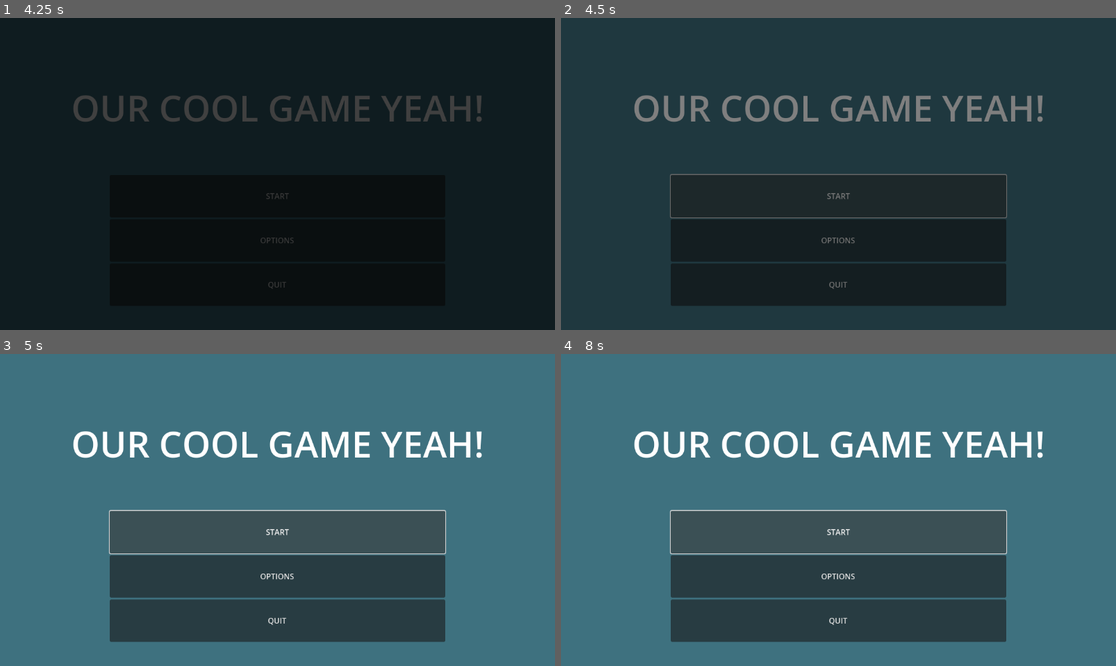
Above: before the commit, frames 1-4 (two rows, left to right).
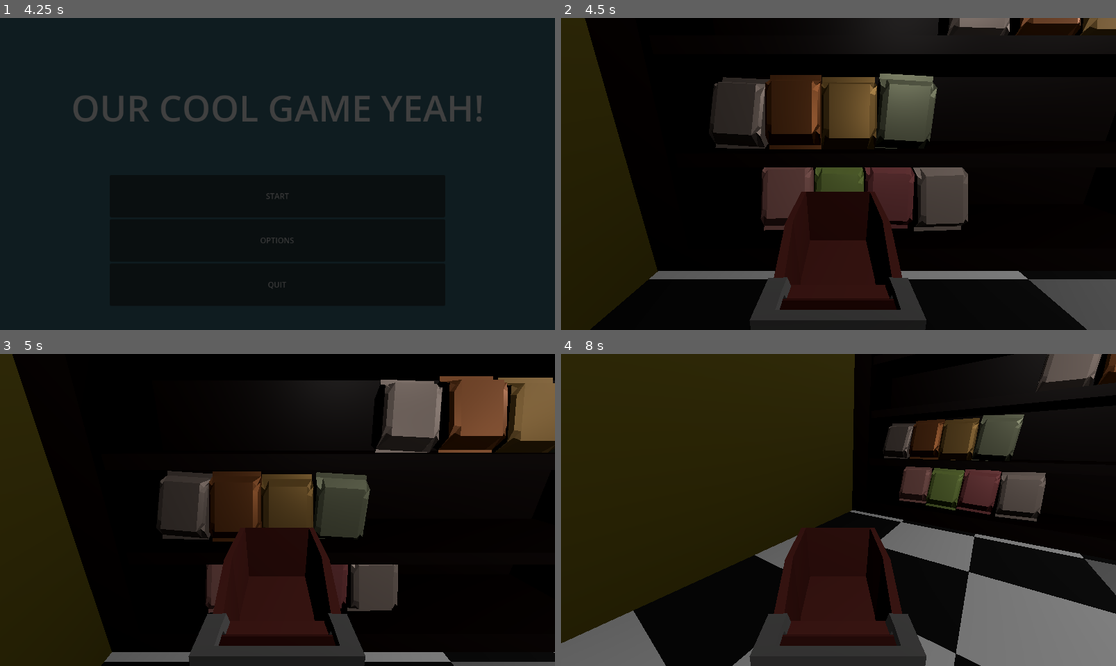
Above: after the commit, the same moments.

Repository: purpletissuebox/gwj80
Game: Godot game, scene res://drivers/root/root.tscn
The game is run twice, just before and just after one commit, with the same random seed, the same clock (stepped at 60 frames per second) and the same inputs.
Inputs (mouse positions are in pixels of both pictures, inside the frame that each line leads up to):
- Up to frame 1 (4.25 s): tap Enter at 0.5 s; hold D (turn_right, bound only after the commit) 0.53-1.28 s; tap W (gas_pedal, bound only after the commit) every 0.75 s from 0.6 to 3.6 s; hold S (brake, bound only after the commit) 1.28-2.03 s; hold D (turn_right, bound only after the commit) 2.03-3.53 s; tap Space at 2.75 s; hold A (turn_left, bound only after the commit) from 3.53 s (still down)
- Up to frame 2 (4.5 s): release A (turn_left, bound only after the commit) at 4.25 s; click "START" at 4.25 s
- Up to frame 3 (5 s): no input
- Up to frame 4 (8 s): click (838, 531) at 5 s, where only the run before the commit has a clickable "START"; hold A (turn_left, bound only after the commit) 5.78-6.53 s; tap W (gas_pedal, bound only after the commit) at 5.85, 6.6, 7.35 s; hold S (brake, bound only after the commit) 6.53-7.28 s; hold D (turn_right, bound only after the commit) from 7.28 s (still down)

Frame 1 is identical in both runs. In frame 2, 98% of the frame differs, in the area x 0-100%, y 0-100%; in frame 3, 99%; in frame 4, 99%.
Error after the commit: Compile Error: Failed to compile depended scripts. (res://actors/player/player.gd:0)

Commit message:
feat: added hitboxes to the shelves

Diff:
--- a/levels/Store/LongShelf.tscn
+++ b/levels/Store/LongShelf.tscn
@@ -1,11 +1,56 @@
-[gd_scene load_steps=2 format=3 uid="uid://b5xwqbtwkdnyi"]
+[gd_scene load_steps=4 format=3 uid="uid://b5xwqbtwkdnyi"]
 
 [ext_resource type="PackedScene" uid="uid://d2d7kcx7u08vp" path="res://models/theGreatWallOfBEAN.glb" id="1_bbmgu"]
+
+[sub_resource type="BoxShape3D" id="BoxShape3D_bbmgu"]
+size = Vector3(1, 20.5647, 1.5069)
+
+[sub_resource type="CapsuleShape3D" id="CapsuleShape3D_bbmgu"]
 
 [node name="LongShelf" type="Node3D"]
 
 [node name="theGreatWallOfBEAN" parent="." instance=ExtResource("1_bbmgu")]
 transform = Transform3D(1, 0, 0, 0, 1, 0, 0, 0, 1, 3, 0, 0)
 
+[node name="StaticBody3D" type="StaticBody3D" parent="theGreatWallOfBEAN"]
+transform = Transform3D(1, 0, 0, 0, 1, 0, 0, 0, 1, -3, 0, 0)
+
+[node name="CollisionShape3D" type="CollisionShape3D" parent="theGreatWallOfBEAN/StaticBody3D"]
+transform = Transform3D(1, 0, 0, 0, 1, 0, 0, 0, 18, 3, 6.9153, 14.2995)
+shape = SubResource("BoxShape3D_bbmgu")
+
+[node name="StaticBody3D2" type="StaticBody3D" parent="theGreatWallOfBEAN"]
+transform = Transform3D(1, 0, 0, 0, 1, 0, 0, 0, 1, -3, 0, 0)
+
+[node name="CollisionShape3D" type="CollisionShape3D" parent="theGreatWallOfBEAN/StaticBody3D2"]
+transform = Transform3D(1, 0, 0, 0, 1, 0, 0, 0, 18, -3.43774, 6.9153, 14.2995)
+shape = SubResource("BoxShape3D_bbmgu")
+
 [node name="theGreatWallOfBEAN2" parent="." instance=ExtResource("1_bbmgu")]
 transform = Transform3D(-1, 0, -8.74228e-08, 0, 1, 0, 8.74228e-08, 0, -1, -3, 0, -0.69)
+
+[node name="StaticBody3D" type="StaticBody3D" parent="theGreatWallOfBEAN2"]
+
+[node name="CollisionShape3D" type="CollisionShape3D" parent="theGreatWallOfBEAN2/StaticBody3D"]
+transform = Transform3D(1, 0, 0, 0, 1, 0, 0, 0, 18, 0, 6.9153, 13.854)
+shape = SubResource("BoxShape3D_bbmgu")
+
+[node name="StaticBody3D2" type="StaticBody3D" parent="theGreatWallOfBEAN2"]
+
+[node name="CollisionShape3D" type="CollisionShape3D" parent="theGreatWallOfBEAN2/StaticBody3D2"]
+transform = Transform3D(1, 0, 0, 0, 1, 0, 0, 0, 18, -6.2935, 6.89845, 13.1168)
+shape = SubResource("BoxShape3D_bbmgu")
+
+[node name="StaticBody3D" type="StaticBody3D" parent="."]
+transform = Transform3D(0.514548, 0, 0, 0, 1, 0, 0, 0, 1, 0, 0, -27.4332)
+
+[node name="CollisionShape3D" type="CollisionShape3D" parent="StaticBody3D"]
+transform = Transform3D(11.1358, 0, 0, 0, 13.1913, 0, 0, 0, 1, 0, 6.77795, 0)
+shape = SubResource("CapsuleShape3D_bbmgu")
+
+[node name="StaticBody3D2" type="StaticBody3D" parent="."]
+transform = Transform3D(0.514548, 0, 0, 0, 1, 0, 0, 0, 1, 0, 0, 0)
+
+[node name="CollisionShape3D" type="CollisionShape3D" parent="StaticBody3D2"]
+transform = Transform3D(11.1358, 0, 0, 0, 13.1913, 0, 0, 0, 1, 0, 6.77795, 27.3615)
+shape = SubResource("CapsuleShape3D_bbmgu")
--- a/levels/Store/ShortShelf.tscn
+++ b/levels/Store/ShortShelf.tscn
@@ -1,11 +1,42 @@
-[gd_scene load_steps=2 format=3 uid="uid://ckxkdt0p6mkja"]
+[gd_scene load_steps=4 format=3 uid="uid://ckxkdt0p6mkja"]
 
 [ext_resource type="PackedScene" uid="uid://deijs0ghxijuu" path="res://models/theSmallWallOfBEAN.glb" id="1_puvkc"]
+
+[sub_resource type="BoxShape3D" id="BoxShape3D_puvkc"]
+size = Vector3(1, 20.5647, 1.5069)
+
+[sub_resource type="CapsuleShape3D" id="CapsuleShape3D_l87n6"]
 
 [node name="ShortShelf" type="Node3D"]
 
 [node name="theSmallWallOfBEAN" parent="." instance=ExtResource("1_puvkc")]
 transform = Transform3D(1, 0, 0, 0, 1, 0, 0, 0, 1, 3.5, 0, 0)
 
+[node name="StaticBody3D" type="StaticBody3D" parent="theSmallWallOfBEAN"]
+transform = Transform3D(1, 0, 0, 0, 1, 0, 0, 0, 1, -3, 0, 0)
+
+[node name="CollisionShape3D" type="CollisionShape3D" parent="theSmallWallOfBEAN/StaticBody3D"]
+transform = Transform3D(1, 0, 0, 0, 1, 0, 0, 0, 18, 3.68164, 9.89436, -0.73111)
+shape = SubResource("BoxShape3D_puvkc")
+
 [node name="theSmallWallOfBEAN2" parent="." instance=ExtResource("1_puvkc")]
 transform = Transform3D(-1, 0, -8.74228e-08, 0, 1, 0, 8.74228e-08, 0, -1, -3, 0, -1.3)
+
+[node name="StaticBody3D" type="StaticBody3D" parent="theSmallWallOfBEAN2"]
+
+[node name="CollisionShape3D" type="CollisionShape3D" parent="theSmallWallOfBEAN2/StaticBody3D"]
+transform = Transform3D(1, 0, 0, 0, 1, 0, 0, 0, 18, 0.41629, 9.89436, -0.73111)
+shape = SubResource("BoxShape3D_puvkc")
+
+[node name="StaticBody3D" type="StaticBody3D" parent="."]
+transform = Transform3D(1, 0, 0, 0, 1, 0, 0, 0, 1, 0, 0, -27.4332)
+
+[node name="CollisionShape3D" type="CollisionShape3D" parent="StaticBody3D"]
+transform = Transform3D(5.76997, 0, 0, 0, 13.1913, 0, 0, 0, 1, 0, 9.09723, 13.1476)
+shape = SubResource("CapsuleShape3D_l87n6")
+
+[node name="StaticBody3D2" type="StaticBody3D" parent="."]
+
+[node name="CollisionShape3D" type="CollisionShape3D" parent="StaticBody3D2"]
+transform = Transform3D(6.342, 0, 0, 0, 13.1913, 0, 0, 0, 1, 0, 10.4274, 13.1794)
+shape = SubResource("CapsuleShape3D_l87n6")
--- a/levels/Store/Store.tscn
+++ b/levels/Store/Store.tscn
@@ -13,6 +13,7 @@
 [ext_resource type="PackedScene" uid="uid://cqwknfxlwwegs" path="res://levels/Store/Aisle/Aisle6.tscn" id="11_cfupx"]
 [ext_resource type="PackedScene" uid="uid://dhpxwae5gyehb" path="res://levels/Store/Aisle/Aisle7.tscn" id="12_cfupx"]
 [ext_resource type="PackedScene" uid="uid://rlhv8hud78ae" path="res://levels/Store/Aisle/Aisle8.tscn" id="13_lothm"]
+[ext_resource type="PackedScene" uid="uid://dq4c3i7drdv6x" path="res://actors/player/player.tscn" id="14_npkuy"]
 [ext_resource type="PackedScene" uid="uid://yg3y8bgn8phm" path="res://levels/Store/Ceiling.tscn" id="15_vkcuq"]
 
 [node name="Store" type="Node3D"]
@@ -60,3 +61,5 @@
 
 [node name="Ceiling" parent="." instance=ExtResource("15_vkcuq")]
 transform = Transform3D(1, 0, 0, 0, 1, 0, 0, 0, 1, 0, 36, 0)
+
+[node name="Player" parent="." instance=ExtResource("14_npkuy")]
--- a/levels/title/mainmenu.gd
+++ b/levels/title/mainmenu.gd
@@ -1,7 +1,7 @@
 extends Control
 
 func start_game():
-	pass
+	get_tree().change_scene_to_file("res://levels/Store/Store.tscn")
 
 func do_options():
 	pass
--- a/project.godot
+++ b/project.godot
@@ -18,3 +18,27 @@
 [autoload]
 
 SignalBus="*res://drivers/signal_bus.gd"
+AudioDriver="*res://drivers/audio.gd"
+
+[input]
+
+turn_left={
+"deadzone": 0.2,
+"events": [Object(InputEventKey,"resource_local_to_scene":false,"resource_name":"","device":-1,"window_id":0,"alt_pressed":false,"shift_pressed":false,"ctrl_pressed":false,"meta_pressed":false,"pressed":false,"keycode":0,"physical_keycode":65,"key_label":0,"unicode":97,"location":0,"echo":false,"script":null)
+]
+}
+turn_right={
+"deadzone": 0.2,
+"events": [Object(InputEventKey,"resource_local_to_scene":false,"resource_name":"","device":-1,"window_id":0,"alt_pressed":false,"shift_pressed":false,"ctrl_pressed":false,"meta_pressed":false,"pressed":false,"keycode":0,"physical_keycode":68,"key_label":0,"unicode":100,"location":0,"echo":false,"script":null)
+]
+}
+gas_pedal={
+"deadzone": 0.2,
+"events": [Object(InputEventKey,"resource_local_to_scene":false,"resource_name":"","device":-1,"window_id":0,"alt_pressed":false,"shift_pressed":false,"ctrl_pressed":false,"meta_pressed":false,"pressed":false,"keycode":0,"physical_keycode":87,"key_label":0,"unicode":119,"location":0,"echo":false,"script":null)
+]
+}
+brake={
+"deadzone": 0.2,
+"events": [Object(InputEventKey,"resource_local_to_scene":false,"resource_name":"","device":-1,"window_id":0,"alt_pressed":false,"shift_pressed":false,"ctrl_pressed":false,"meta_pressed":false,"pressed":false,"keycode":0,"physical_keycode":83,"key_label":0,"unicode":115,"location":0,"echo":false,"script":null)
+]
+}
Not shown: 1 places in levels/Store/Store.tscn that only renumber resources
